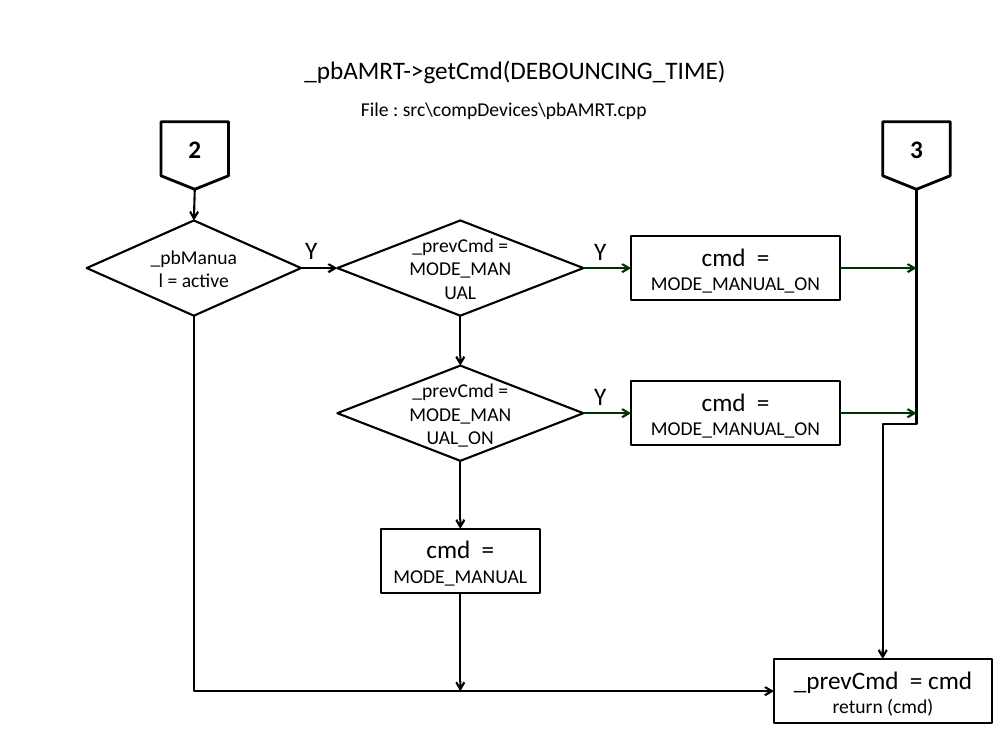
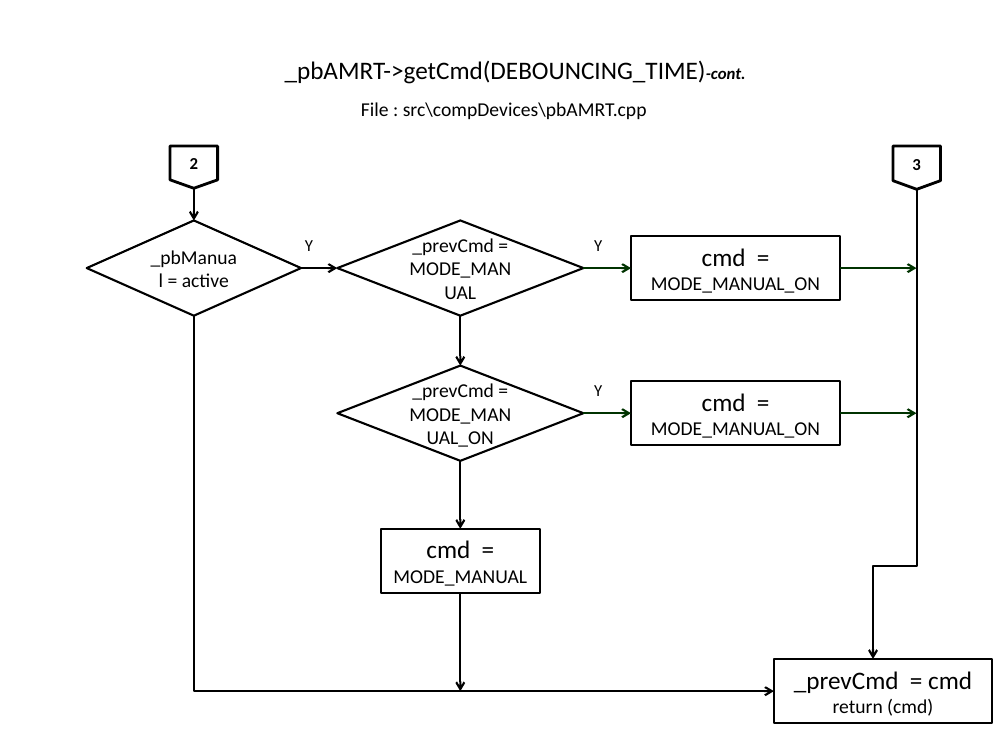
Before and after one commit to slametsampon/WFPS, a slide deck: slide 9 of resources/WFPS.pptx (slide 10 before the commit). Drawn at 1008x756 pixels with LibreOffice and Linux fonts; fonts in the diff are those of the drawing; background and template pictures are left out. Boxes give left, top, right and bottom in pixels: in the first picture for what was removed or moved away, otherwise in the second. Text is boxed around its words. In the diff, an @@ line names an element or a change of style, - is before the commit and + after.

```diff
--- a/resources/WFPS.pptx
+++ b/resources/WFPS.pptx
@@ title at <box>285,61,746,84</box>: text changed @@
-_pbAMRT->getCmd(DEBOUNCING_TIME)
+_pbAMRT->getCmd(DEBOUNCING_TIME)-cont.
@@ size 18 to 12 pt in 5 elements at <box>594,385,602,396</box>, <box>305,240,313,251</box>, <box>594,240,602,251</box>, <box>893,146,940,190</box>, <box>170,146,218,188</box> @@
@@ flow chart offpage connector "2": place and size @@
-flow chart offpage connector "2" at <box>161,122,229,190</box>
+flow chart offpage connector "2" at <box>170,146,218,188</box>
@@ flow chart offpage connector "3": place and size @@
-flow chart offpage connector "3" at <box>883,122,951,190</box>
+flow chart offpage connector "3" at <box>893,146,940,190</box>
@@ elbow arrow moved from (916, 190) - (883, 659) to (916, 190) - (873, 659) @@
```
Also in this commit, not shown: 16 other slides changed, 3 slides added, 1 slide removed.
